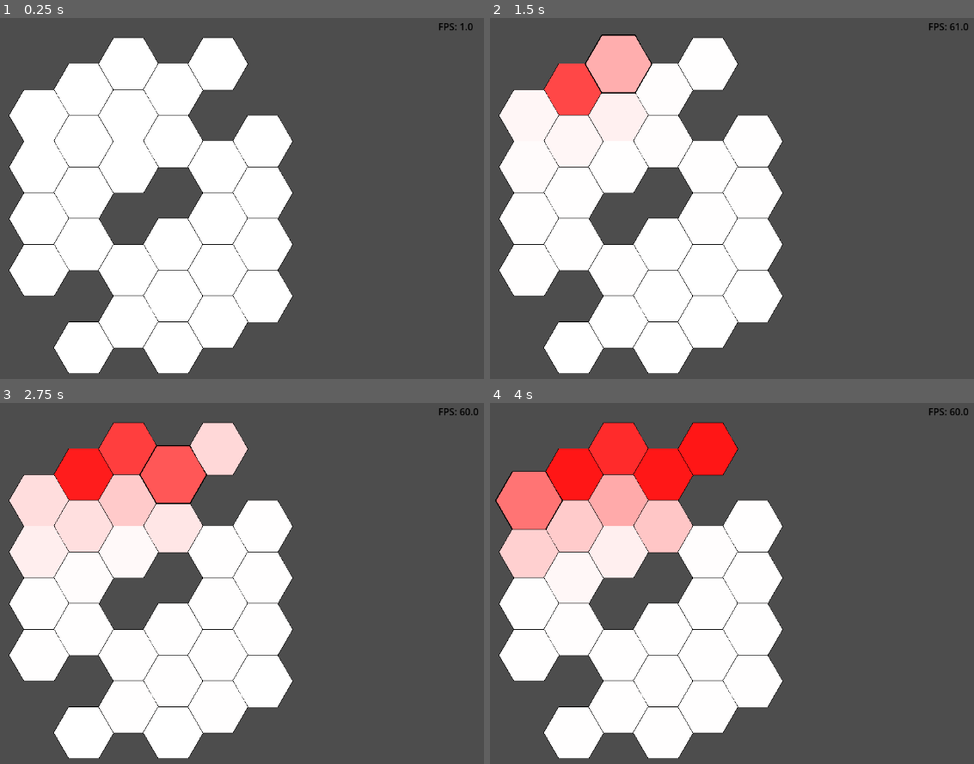
Above: before the commit, frames 1-4 (two rows, left to right).
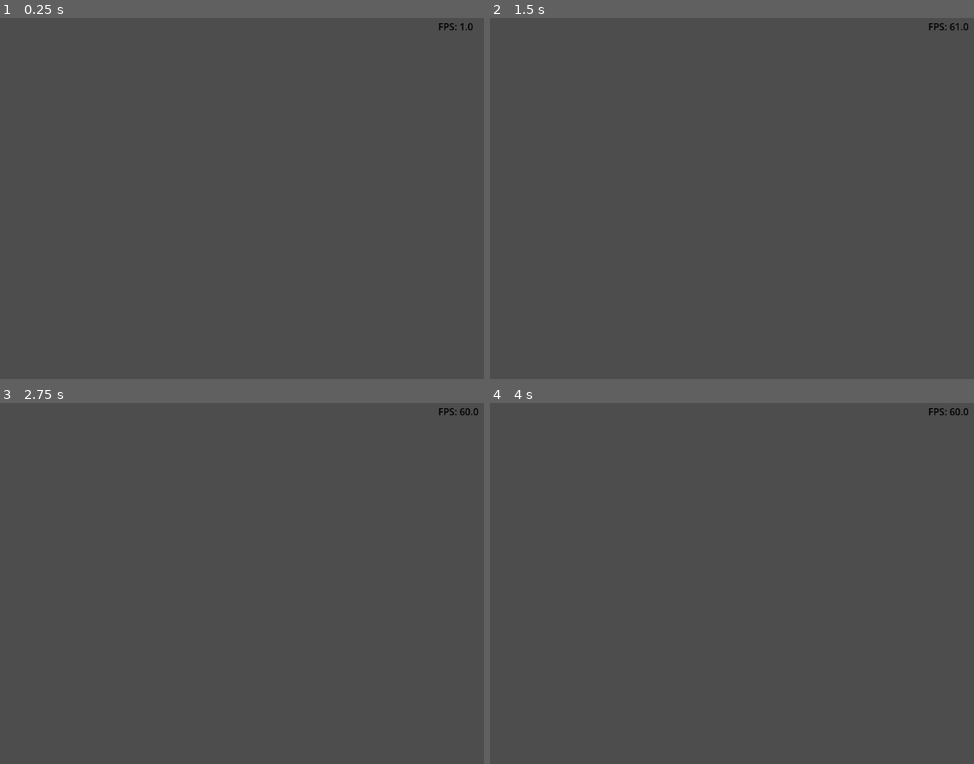
Above: after the commit, the same moments.

Repository: Master-MSE/PA-Puff
Game: Godot game, scene res://GAME/Scenes/Main/main.tscn
Same seed, same stepped clock (60 frames per second), same inputs: the game is played once before the commit and once after it.
Inputs (mouse positions are in pixels of both pictures, inside the frame that each line leads up to):
- Up to frame 1 (0.25 s): no input
- Up to frame 2 (1.5 s): tap Enter at 0.5 s; move the mouse to (572, 90) at 0.52 s; click (572, 90) at 0.67 s; move the mouse to (620, 64) at 1.27 s; click (620, 64) at 1.42 s
- Up to frame 3 (2.75 s): tap Space at 2 s; move the mouse to (174, 475) at 2.02 s; click (174, 475) at 2.17 s
- Up to frame 4 (4 s): move the mouse to (707, 449) at 2.77 s; click (707, 449) at 2.92 s; move the mouse to (528, 500) at 3.52 s; click (528, 500) at 3.67 s

The runs differ from the first frame. In frame 1, 37% of the frame differs, in the area x 1-61%, y 5-99%; in frame 2, 37%; in frame 3, 37%; in frame 4, 37%.
Error after the commit: Parse Error: Function "get_player()" not found in base self. (res://GAME/Scripts/Gameplay/map/bord.gd:45)

Commit message:
update board to add player and money

Diff:
--- a/pa-puff-game/GAME/Assets/Models/bord.tscn
+++ b/pa-puff-game/GAME/Assets/Models/board.tscn
@@ -2,7 +2,7 @@
 
 [ext_resource type="Script" uid="uid://dg2iydkdgsjwp" path="res://GAME/Scripts/Gameplay/map/bord.gd" id="1_j8ftq"]
 
-[node name="Bord" type="Node2D"]
+[node name="Board" type="Node2D"]
 script = ExtResource("1_j8ftq")
 
 [node name="Timer" type="Timer" parent="."]
--- /dev/null
+++ b/pa-puff-game/GAME/Assets/Models/player.tscn
@@ -0,0 +1,6 @@
+[gd_scene load_steps=2 format=3 uid="uid://dtyf63w0ot123"]
+
+[ext_resource type="Script" uid="uid://giu1bxjqpfao" path="res://GAME/Scripts/Gameplay/player.gd" id="1_3g21w"]
+
+[node name="player" type="Node2D"]
+script = ExtResource("1_3g21w")
--- a/pa-puff-game/GAME/Scenes/Main/main.tscn
+++ b/pa-puff-game/GAME/Scenes/Main/main.tscn
@@ -1,15 +1,16 @@
-[gd_scene load_steps=4 format=3 uid="uid://bqn04lelfcapw"]
+[gd_scene load_steps=5 format=3 uid="uid://bqn04lelfcapw"]
 
 [ext_resource type="Script" uid="uid://caborm26f4c2l" path="res://GAME/Scripts/Gameplay/main/main.gd" id="1_40uvt"]
-[ext_resource type="PackedScene" uid="uid://c51qevheo5fcu" path="res://GAME/Assets/Models/bord.tscn" id="2_40uvt"]
+[ext_resource type="PackedScene" uid="uid://c51qevheo5fcu" path="res://GAME/Assets/Models/board.tscn" id="2_40uvt"]
 [ext_resource type="Script" uid="uid://drv08ddvvxsj3" path="res://GAME/Scripts/Utility/fps.gd" id="3_adpu7"]
+[ext_resource type="PackedScene" uid="uid://dtyf63w0ot123" path="res://GAME/Assets/Models/player.tscn" id="4_g718x"]
 
 [node name="main" type="Node2D"]
 script = ExtResource("1_40uvt")
 
 [node name="Camera2D" type="Camera2D" parent="."]
 
-[node name="Bord" parent="." instance=ExtResource("2_40uvt")]
+[node name="Board" parent="." instance=ExtResource("2_40uvt")]
 
 [node name="fps" type="Label" parent="."]
 offset_left = 482.0
@@ -18,3 +19,7 @@
 offset_bottom = -268.0
 theme_override_colors/font_color = Color(0, 0, 0, 1)
 script = ExtResource("3_adpu7")
+
+[node name="Player1" parent="." instance=ExtResource("4_g718x")]
+
+[node name="Player2" parent="." instance=ExtResource("4_g718x")]
--- a/pa-puff-game/GAME/Scripts/Gameplay/main/main.gd
+++ b/pa-puff-game/GAME/Scripts/Gameplay/main/main.gd
@@ -1 +1,7 @@
 extends Node2D
+@onready var board  : Node2D = $Board
+@onready var player1  : Node2D = $Payer1
+@onready var player2  : Node2D = $Payer2
+
+func _ready():
+	board.set_player(player1,player2)
--- a/pa-puff-game/GAME/Scripts/Gameplay/map/bord.gd
+++ b/pa-puff-game/GAME/Scripts/Gameplay/map/bord.gd
@@ -1,12 +1,10 @@
 extends Node2D
 const HEX_SCENE = preload("res://GAME/Assets/Models/hexagone.tscn")
+const HEX_SIZE = 50
+const INFLUENCE_FACTOR=0.01
+const REPUTATION_FACTOR=1.0
 
-var hex_size = 50
-var cols = 6
-var rows = 6
-var INFLUENCE_FACTOR=0.01
-var REPUTATION_FACTOR=1.0
-var tab_conection={
+const TAB_CONECTION={
 	0:[1,4,5,6],
 	1:[0,2,6],
 	2:[1,3,6,7],
@@ -36,13 +34,21 @@
 	26:[21,25,27],
 	27:[21,22,23,26],
 }
+
+var player1:Node2D
+var player2:Node2D
 var array_hex=[]
+
 func _ready():
+
 	create_hex_grid()
+	get_player()
 
 func create_hex_grid():
-	var x_offset = hex_size * 1.5
-	var y_offset = hex_size * sqrt(3)
+	var cols = 6
+	var rows = 6
+	var x_offset = HEX_SIZE * 1.5
+	var y_offset = HEX_SIZE * sqrt(3)
 
 	var grid_width = (cols - 1) * x_offset
 	var grid_height = (rows - 1) * y_offset
@@ -59,7 +65,7 @@
 				if x % 2 != 0:
 					y_pos += y_offset / 2
 				hex.position = Vector2(x_pos, y_pos) + center_offset
-				hex.HEX_RADIUS=hex_size
+				hex.HEX_RADIUS=HEX_SIZE
 				hex.INDEX=x+y*cols-n_del
 				hex.WEIGHT=randf_range(0.1,10.0)
 				add_child(hex)
@@ -70,9 +76,10 @@
 
 func _on_timer_timeout() -> void:
 	update_infuence()
+	calcul_money()
 
 func update_infuence()-> void:
-	for i in tab_conection:
+	for i in TAB_CONECTION:
 		var inf_a = 0
 		var inf_b = 0
 		var inf_c = 0
@@ -83,7 +90,7 @@
 
 		var weight = array_hex[i].get_weight()
 		var weight_inf=0.0 # Changer avec une variable inter à calculer 1 fois au débu
-		for connection in tab_conection[i]:
+		for connection in TAB_CONECTION[i]:
 			var weight_c = array_hex[connection].get_weight()
 			weight_inf+=weight_c
 			inf_a+=array_hex[connection].get_infuence_A() * weight_c
@@ -113,3 +120,10 @@
 		array_hex[i].set_infuence(new_a,new_b,new_c)
 	for hex in array_hex:
 		hex.update_influence()
+
+func set_player(player1:Node2D,player2:Node2D)->void:
+	self.player1=player1
+	self.player2=player2
+
+func calcul_money()->void:
+	var tt=1
--- a/pa-puff-game/GAME/Scripts/Gameplay/map/hexagone.gd
+++ b/pa-puff-game/GAME/Scripts/Gameplay/map/hexagone.gd
@@ -37,6 +37,7 @@
 		var y = (HEX_RADIUS+1) * sin(angle)
 		points.append(Vector2(x, y))
 	texture_border.polygon=points
+
 func _process(delta: float) -> void:
 	texture_base.color=Color(1-inf_B,1-(inf_A+inf_B),1-inf_A)
 
@@ -105,6 +106,7 @@
 	self.new_inf_A=inf_a
 	self.new_inf_B=inf_b
 	self.new_inf_C=inf_c
+
 func update_influence()->void:
 	self.inf_A=self.new_inf_A
 	self.inf_B=self.new_inf_B
--- /dev/null
+++ b/pa-puff-game/GAME/Scripts/Gameplay/player.gd
@@ -0,0 +1,15 @@
+extends Node2D
+
+var money
+
+func _ready():
+	self.money = 0.0
+
+func give_money(money:float)->void:
+	self.money+=money
+
+func take_money(money:float)->void:
+	self.money-=money
+
+func check_money()->float:
+	return money
